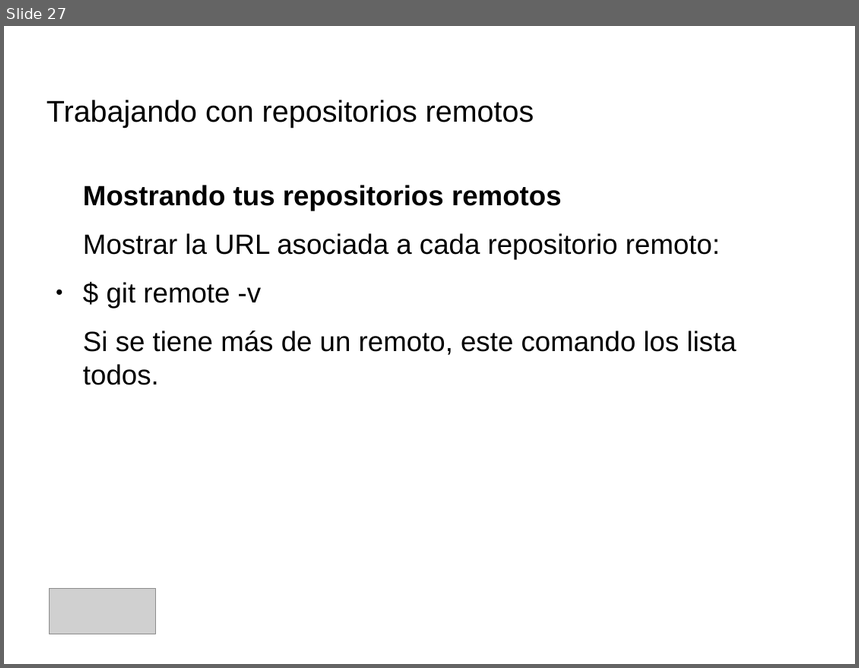
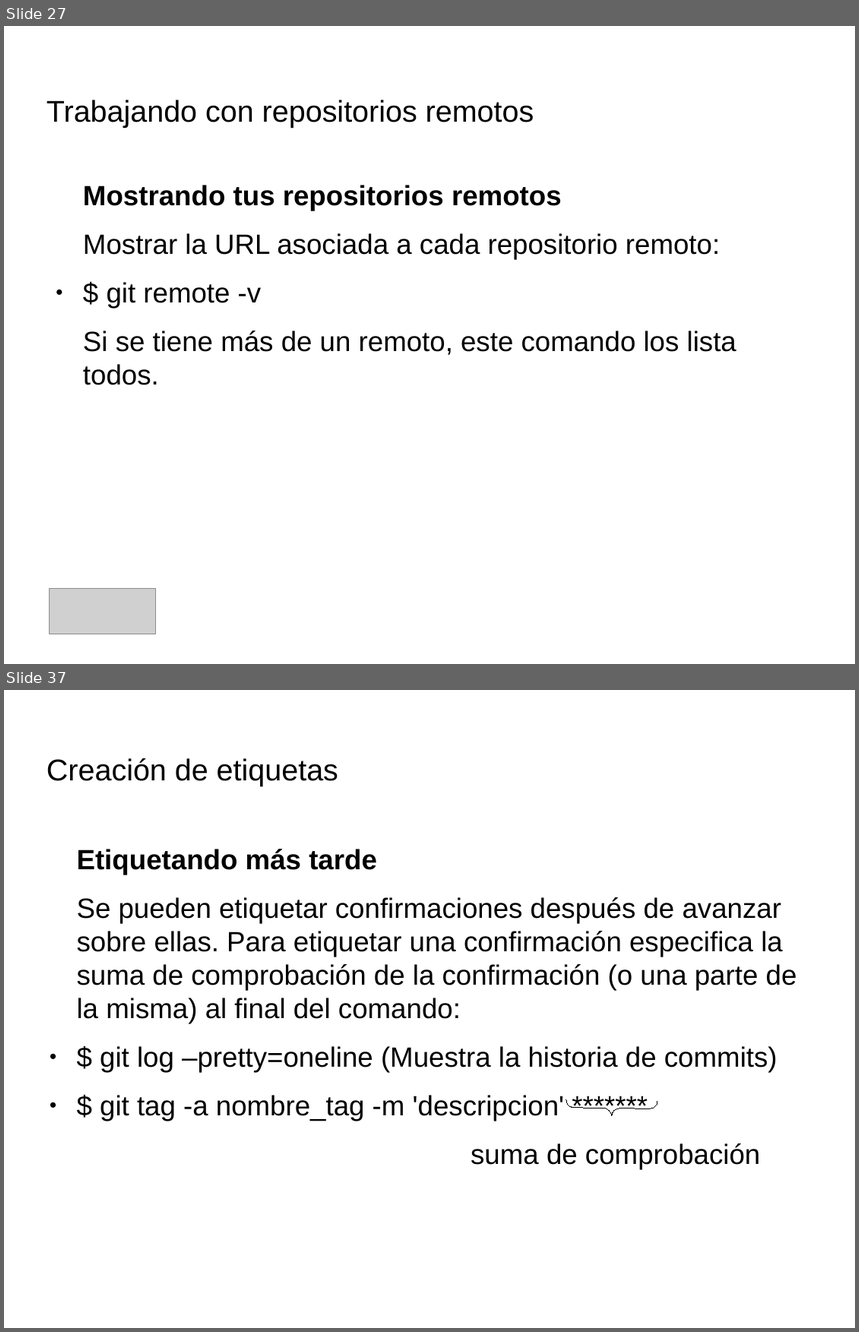
Before and after one commit to IllanPedro/Hardware, a slide deck: CursoGIT,GITHUB,SOURCETREE/Precentacion_Git.odp. Shown one above the other, each under a label of ours: slide 27 before the commit, slides 27 and 37 after it; the slides between them are not shown. The pictures are 859x668 and 859x1332 pixels, drawn with LibreOffice and Linux fonts; fonts in the diff are those of the drawing; grey boxes stand for pictures; background and template pictures are left out. Boxes give left, top, right and bottom in pixels: in the first picture for what was removed or moved away, otherwise in the second. Text is boxed around its words. In the diff, an @@ line names an element or a change of style, - is before the commit and + after.

Commit message:
commit para cambiar de branch

```diff
--- a/CursoGIT,GITHUB,SOURCETREE/Precentacion_Git.odp
+++ b/CursoGIT,GITHUB,SOURCETREE/Precentacion_Git.odp
@@ slide 37 added at box(4, 690, 855, 1328), background picture (left out) @@
@@ title added at box(47, 758, 338, 787), 28 pt, text #000000 @@
+Creación de etiquetas
@@ text added at box(77, 849, 797, 1170), 26 pt, text #000000 @@
+Etiquetando más tarde
+Se pueden etiquetar confirmaciones después de avanzar sobre ellas. Para etiquetar una confirmación especifica la suma de comprobación de la confirmación (o una parte de la misma) al final del comando:
+● $ git log –pretty=oneline (Muestra la historia de commits)
+● $ git tag -a nombre_tag -m 'descripcion' *******
+suma de comprobación
@@ freeform shape added at box(566, 1100, 658, 1117), outline #000000 0 pt @@
```
Also in this commit, not shown: 7 slides changed, 10 other slides added, 1 slide removed, 1 other file.
